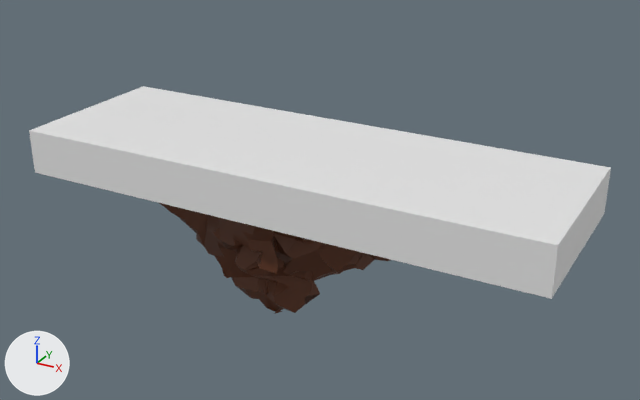
The glTF model assets/Chunky Islands-20240415T205324Z-001/Chunky Islands/island 5 bald.glb: old version first, new version second.
The view is the same before and after, from a 50 mm camera at (13.42, -23.34, 10.87) aimed at (0.21, 0.68, -1.14). Every picture has the same lights, and +X, +Y and +Z are marked at lower left. Where no turn or scale is listed for an object, it has been applied to the vertices.

The scene before the commit, as lines of its bpy script (objects in view):
```python
me_cube = bpy.data.meshes.new('Cube')
me_cube.from_pydata(...)  # a box spanning x -9.0..9.0, y -3.0..3.0, z -0.8..0.8
me_vert = bpy.data.meshes.new('Vert')
me_vert.from_pydata(...)  # 790 vertices, 1580 faces; spans x -7.02..5.14, y -2.56..2.06, z -5.44..-0.56
me_vert.materials.append(mat_material_002)  # brown #5f351e
ob_cube = bpy.data.objects.new('Cube', me_cube)
ob_cube.location = (0.0, 0.0, 0.14)
ob_vert = bpy.data.objects.new('Vert', me_vert)
ob_vert.location = (0.0, 0.0, 0.0)
```
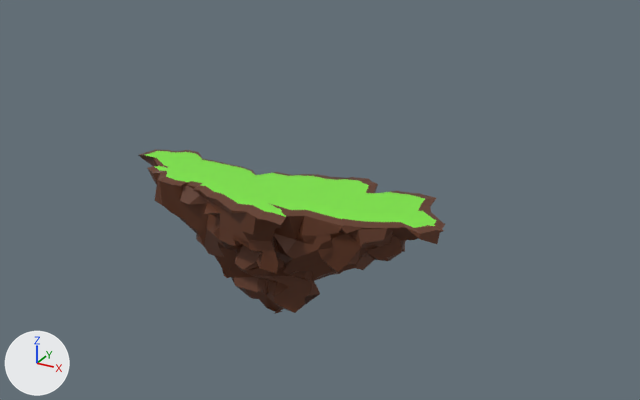
Commit message: new islands

The change, as a list of edits to the scene's bpy script:
```text
Add mat_material:
    mat_material = principled_material('Material')
    mat_material.base_color = (0.207, 0.8, 0.053)  # green #7ee741
Add me_vert_001:
    me_vert_001.from_pydata(...)  # 166 vertices, 164 faces; spans x -6.75..4.85, y -2.11..1.6, z -0.56
    me_vert_001.materials.append(mat_material)  # green #7ee741
Remove ob_cube:
    ob_cube = bpy.data.objects.new('Cube', me_cube)
    ob_cube.location = (0.0, 0.0, 0.14)
Add ob_vert_001:
    ob_vert_001 = bpy.data.objects.new('Vert.001', me_vert_001)
    ob_vert_001.location = (0.0, 0.0, 0.0)
```

Boxes [x1, y1, x2, y2] around the edits, measured in the pictures (640 x 400 px):
'Cube', deleted
    before: [29, 86, 611, 299]
'Vert.001', added (green)
    after: [144, 151, 437, 228]
